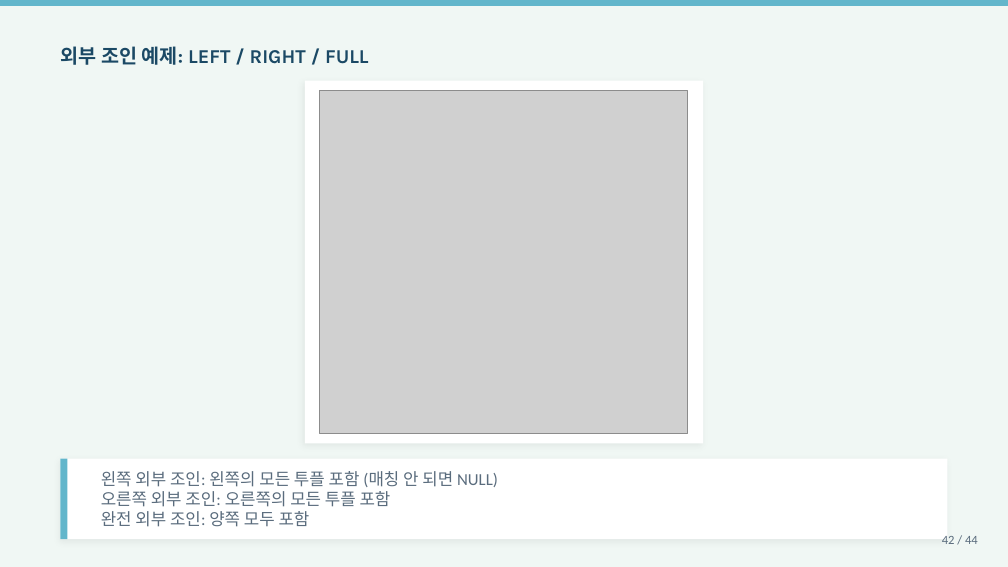
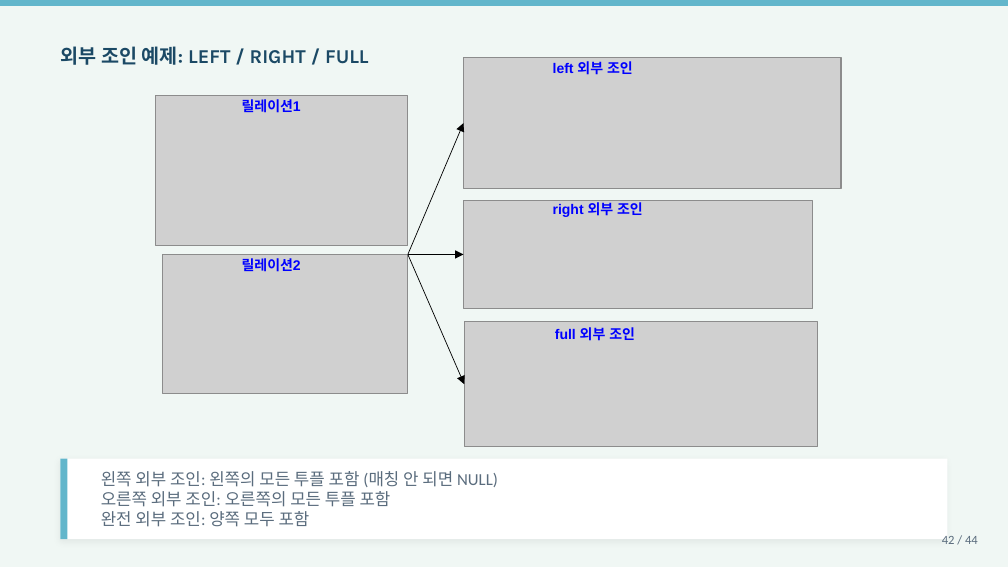
Before and after one commit to Sangdon-Park/Sangdon-Park.github.io, a slide deck: slide 47 of data/DB시스템/6장_관계_데이터_연산_박상돈.pptx (slide 42 before the commit). Drawn at 1008x567 pixels with LibreOffice and Linux fonts; fonts in the diff are those of the drawing; grey boxes stand for pictures. Boxes give left, top, right and bottom in pixels: in the first picture for what was removed or moved away, otherwise in the second. Text is boxed around its words. In the diff, an @@ line names an element or a change of style, - is before the commit and + after.

```diff
--- a/data/DB시스템/6장_관계_데이터_연산_박상돈.pptx
+++ b/data/DB시스템/6장_관계_데이터_연산_박상돈.pptx
@@ rectangle removed at box(304, 81, 703, 444) @@
@@ group added at box(156, 57, 842, 447): 5 pictures, 5 texts, 3 arrows @@
+right 외부 조인
+full 외부 조인
+릴레이션1
+릴레이션2
+left 외부 조인
@@ picture removed at box(320, 91, 687, 433) @@
```
Also in this commit, not shown: 3 other slides changed, 5 slides added, 5 other files.
